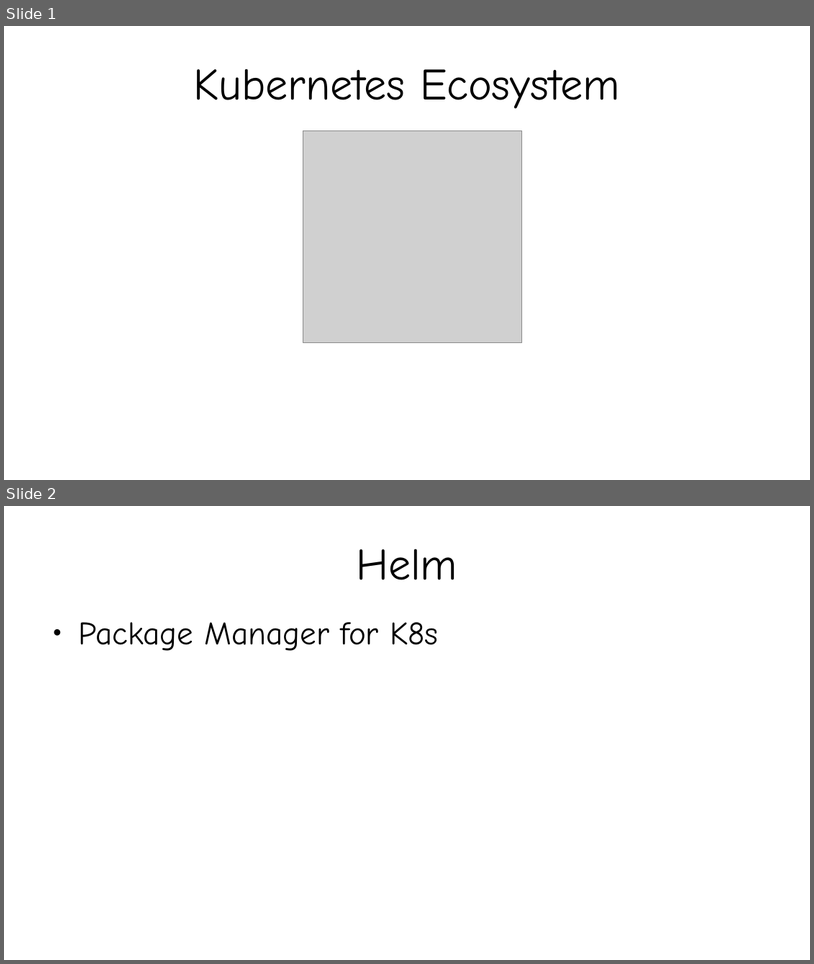
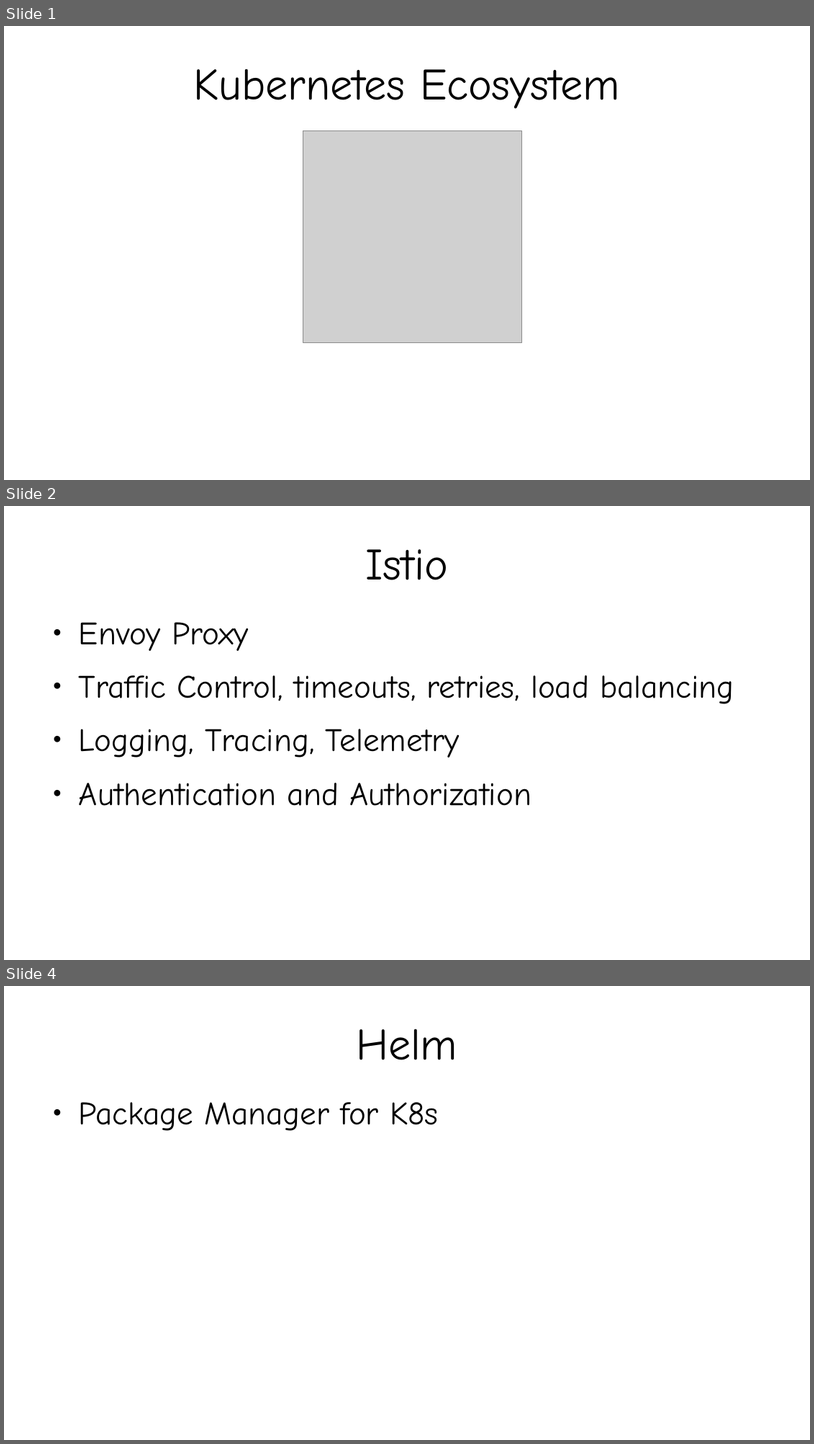
Before and after one commit to kislaykishore/microservices, a slide deck: Kubernetes-ecosystem.odp. Shown one above the other, each under a label of ours: slides 1 and 2 before the commit, slides 1, 2 and 4 after it; the slides between them are not shown. The pictures are 814x964 and 814x1444 pixels, drawn with LibreOffice and Linux fonts; fonts in the diff are those of the drawing; grey boxes stand for pictures. Boxes give left, top, right and bottom in pixels: in the first picture for what was removed or moved away, otherwise in the second. Text is boxed around its words. In the diff, an @@ line names an element or a change of style, - is before the commit and + after.

```diff
--- a/Kubernetes-ecosystem.odp
+++ b/Kubernetes-ecosystem.odp
@@ slide 2 added at (4, 506, 810, 960), background #FFFFFF @@
@@ title added at (365, 549, 448, 580), 44 pt, text #000000 @@
+Istio
@@ text added at (79, 622, 735, 806), 32 pt, text #000000 @@
+● Envoy Proxy
+● Traffic Control, timeouts, retries, load balancing
+● Logging, Tracing, Telemetry
+● Authentication and Authorization
@@ what was slide 2 is now slide 4 @@
```
Also in this commit, not shown: 1 other slide added, 1 slide removed, 1 other file.
